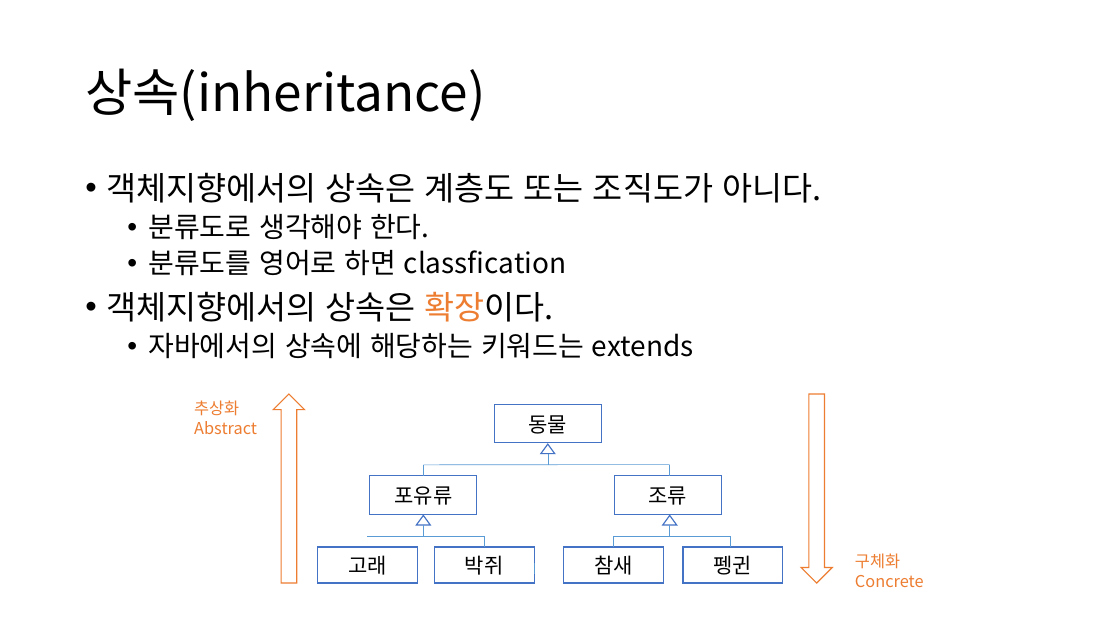
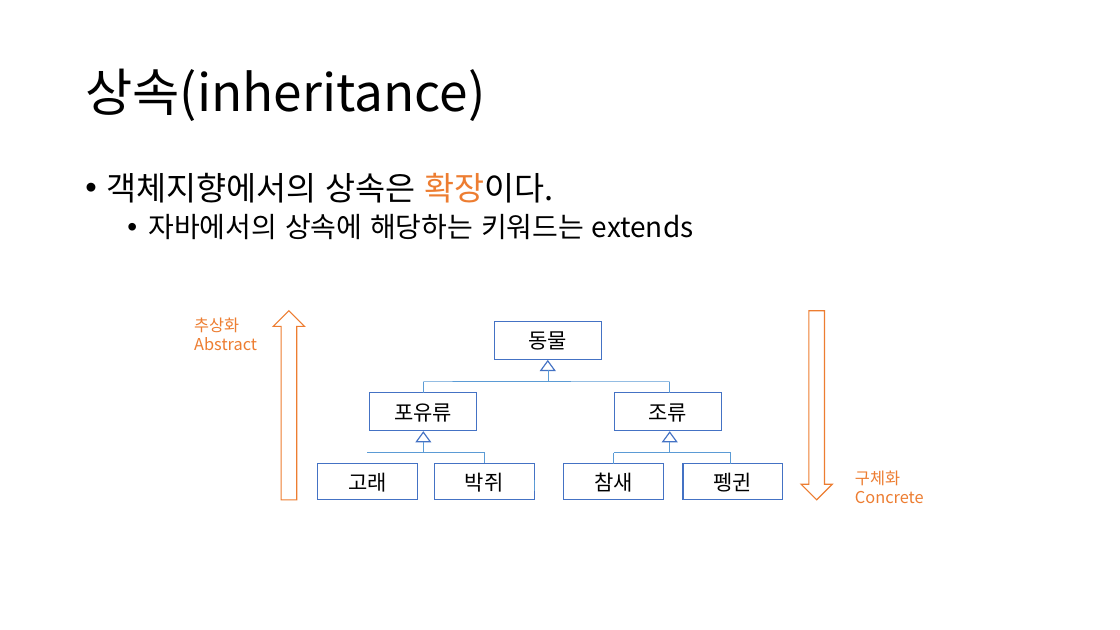
Before and after one commit to YonghoChoi/develop-note, a slide deck: slide 24 of ppt/객체지향 기본.pptx (slide 20 before the commit). Drawn at 1120x630 pixels with LibreOffice and Linux fonts; fonts in the diff are those of the drawing. Boxes give left, top, right and bottom in pixels: in the first picture for what was removed or moved away, otherwise in the second. Text is boxed around its words. In the diff, an @@ line names an element or a change of style, - is before the commit and + after.

```diff
--- a/ppt/객체지향 기본.pptx
+++ b/ppt/객체지향 기본.pptx
@@ text at [106,172,821,276]: paragraphs removed @@
-• 객체지향에서의 상속은 계층도 또는 조직도가 아니다.
-  • 분류도로 생각해야 한다.
-  • 분류도를 영어로 하면 classfication
@@ 12 lines, 7 rectangles, 3 triangles, 2 texts, 2 down arrows: place and size @@
-12 lines, 7 rectangles, 3 triangles, 2 texts, 2 down arrows at [194,394,924,587]
+12 lines, 7 rectangles, 3 triangles, 2 texts, 2 down arrows at [194,311,924,503]
```
Also in this commit, not shown: 22 other slides changed, 10 slides added.
